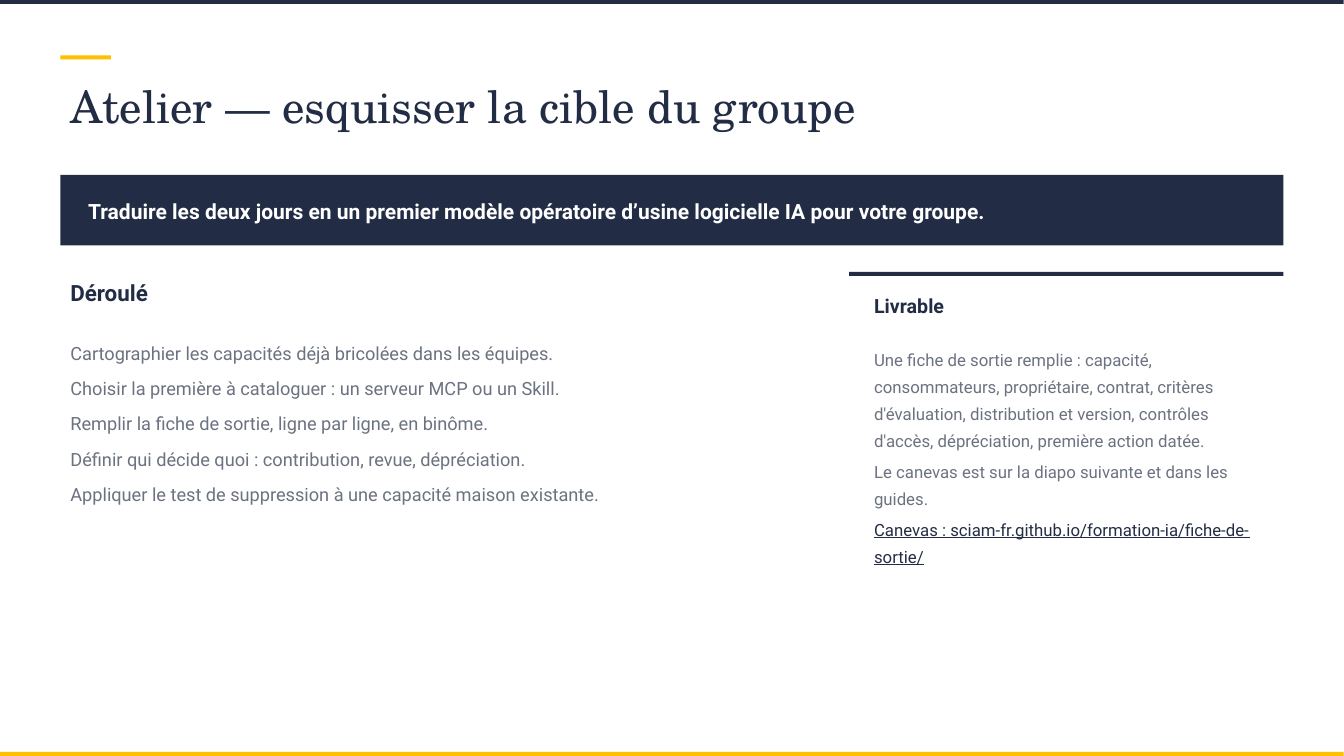
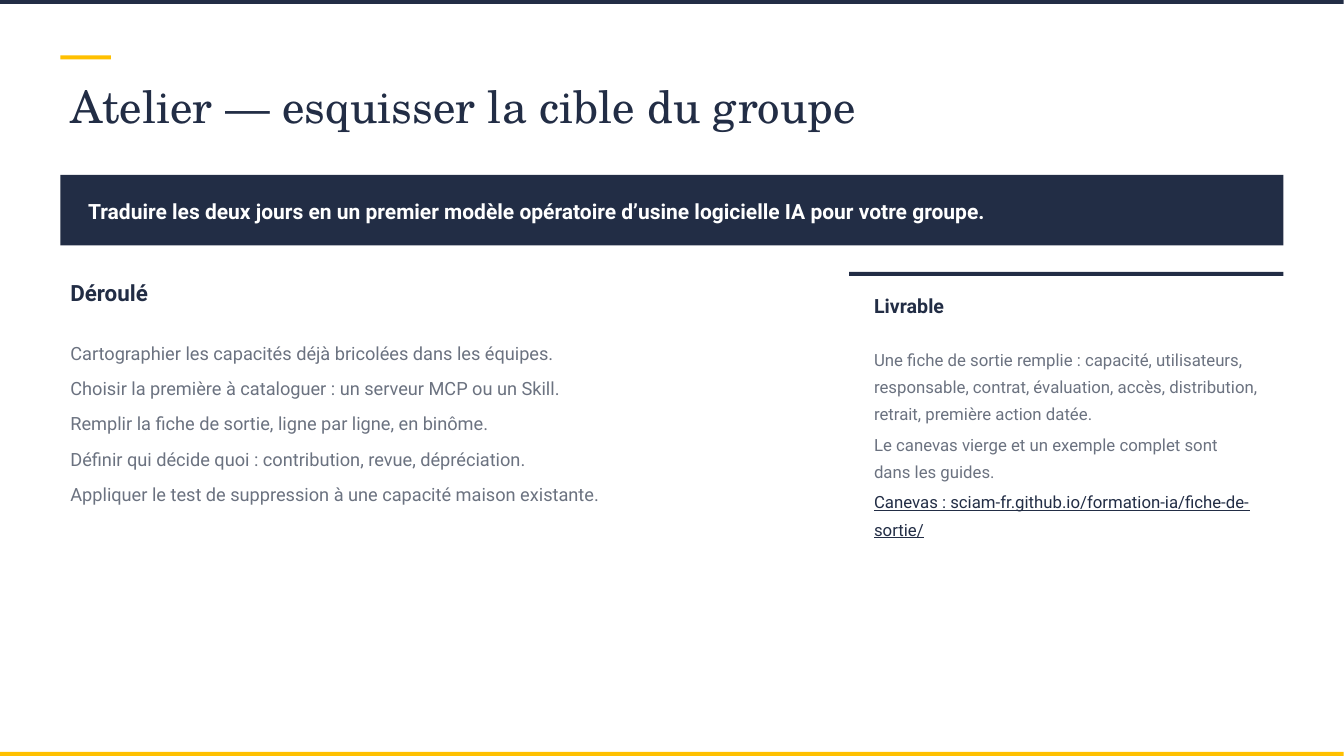
Before and after one commit to SCIAM-FR/formation-ia, a slide deck: slide 79 of slides/Support_formation_SCIAM.pptx (slide 77 before the commit). Drawn at 1344x756 pixels with LibreOffice and Linux fonts; fonts in the diff are those of the drawing; background and template pictures are left out. Boxes give left, top, right and bottom in pixels: in the first picture for what was removed or moved away, otherwise in the second. Text is boxed around its words. In the diff, an @@ line names an element or a change of style, - is before the commit and + after.

```diff
--- a/slides/Support_formation_SCIAM.pptx
+++ b/slides/Support_formation_SCIAM.pptx
@@ text at box(874, 353, 1257, 482): text changed @@
-Une fiche de sortie remplie : capacité, consommateurs, propriétaire, contrat, critères d'évaluation, distribution et version, contrôles d'accès, dépréciation, première action datée.
-Le canevas est sur la diapo suivante et dans les guides.
+Une fiche de sortie remplie : capacité, utilisateurs, responsable, contrat, évaluation, accès, distribution, retrait, première action datée.
+Le canevas vierge et un exemple complet sont dans les guides.
```
Also in this commit, not shown: 10 other slides changed, 6 slides added, 4 slides removed, 18 other files.
